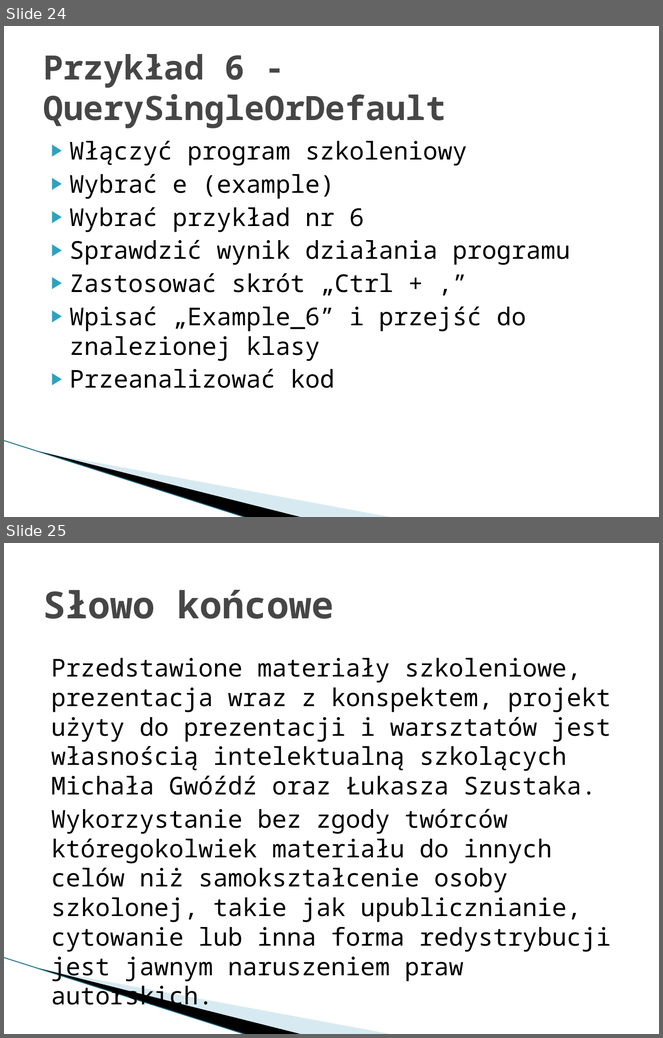
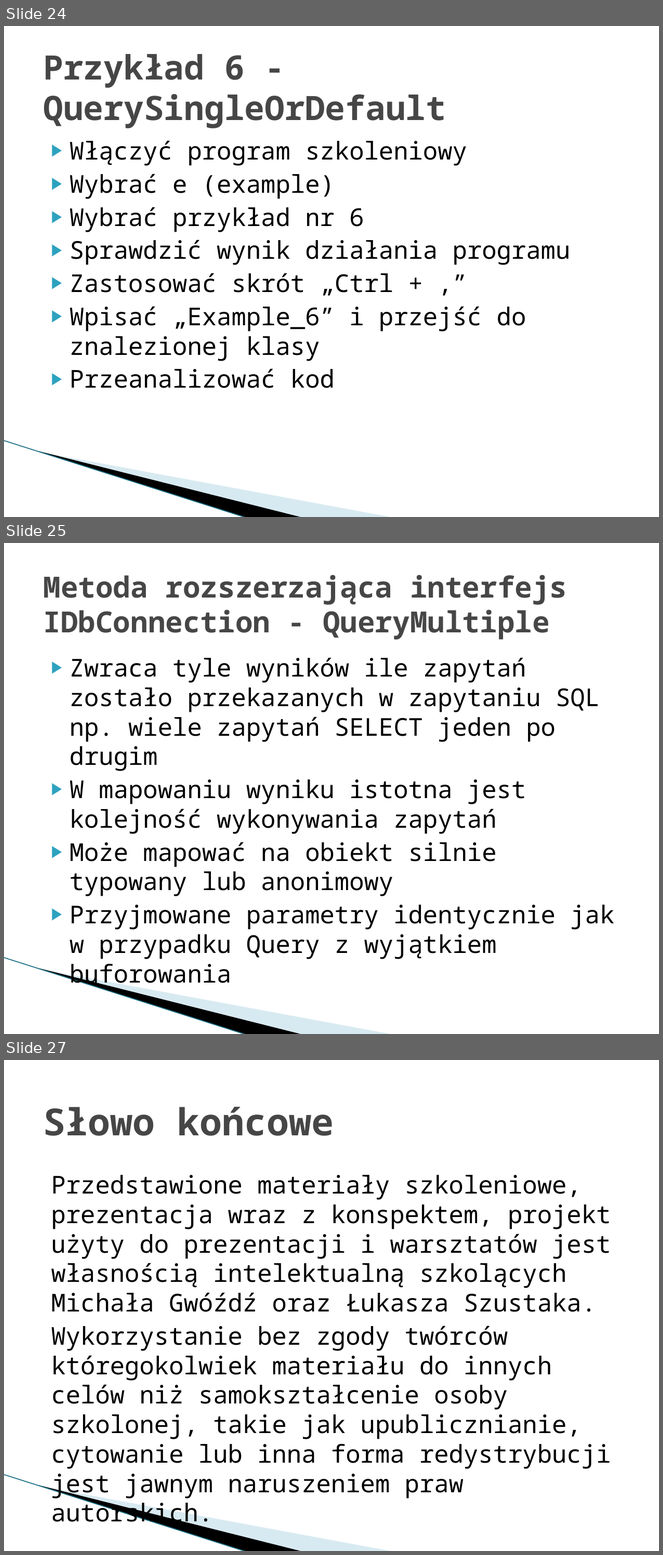
Before and after one commit to mietghar/Dapper_Workshop, a slide deck: Files/Szkolenie warsztatowe Dapper.pptx. Shown one above the other, each under a label of ours: slides 24 and 25 before the commit, slides 24, 25 and 27 after it; the slides between them are not shown. The pictures are 663x1038 and 663x1555 pixels, drawn with LibreOffice and Linux fonts; fonts in the diff are those of the drawing; background and template pictures are left out. Boxes give left, top, right and bottom in pixels: in the first picture for what was removed or moved away, otherwise in the second. Text is boxed around its words. In the diff, an @@ line names an element or a change of style, - is before the commit and + after.

```diff
--- a/Files/Szkolenie warsztatowe Dapper.pptx
+++ b/Files/Szkolenie warsztatowe Dapper.pptx
@@ slide 25 added at (x1=4, y1=543, x2=659, y2=1034), background #FFFFFF; not listed: 3 template elements that a slide beside it also shows @@
@@ title added at (x1=43, y1=575, x2=567, y2=640), 32 pt, text #464646, bold @@
+Metoda rozszerzająca interfejs IDbConnection - QueryMultiple
@@ text added at (x1=70, y1=657, x2=614, y2=989), 27 pt, text #000000 @@
+▶ Zwraca tyle wyników ile zapytań zostało przekazanych w zapytaniu SQL np. wiele zapytań SELECT jeden po drugim
+▶ W mapowaniu wyniku istotna jest kolejność wykonywania zapytań
+▶ Może mapować na obiekt silnie typowany lub anonimowy
+▶ Przyjmowane parametry identycznie jak w przypadku Query z wyjątkiem buforowania
@@ what was slide 25 is now slide 27 @@
```
Also in this commit, not shown: 1 other slide added, 8 other files.
